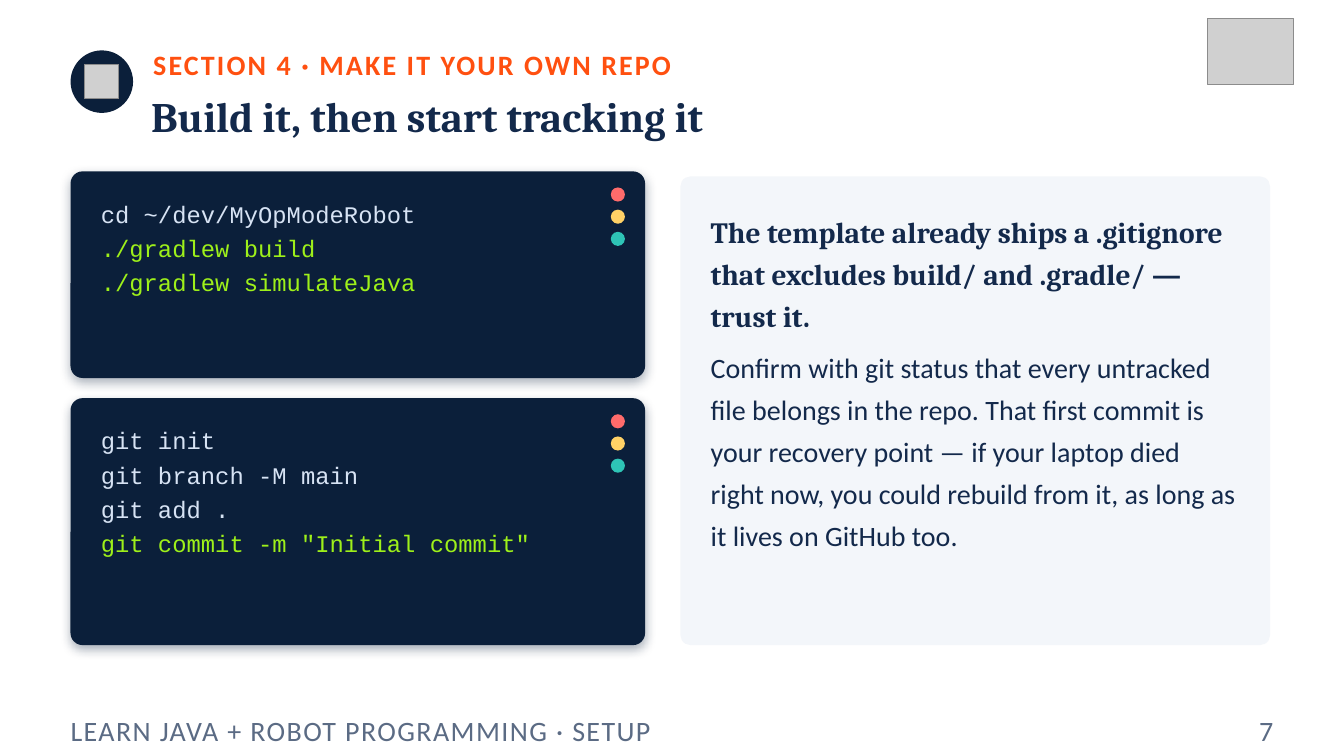
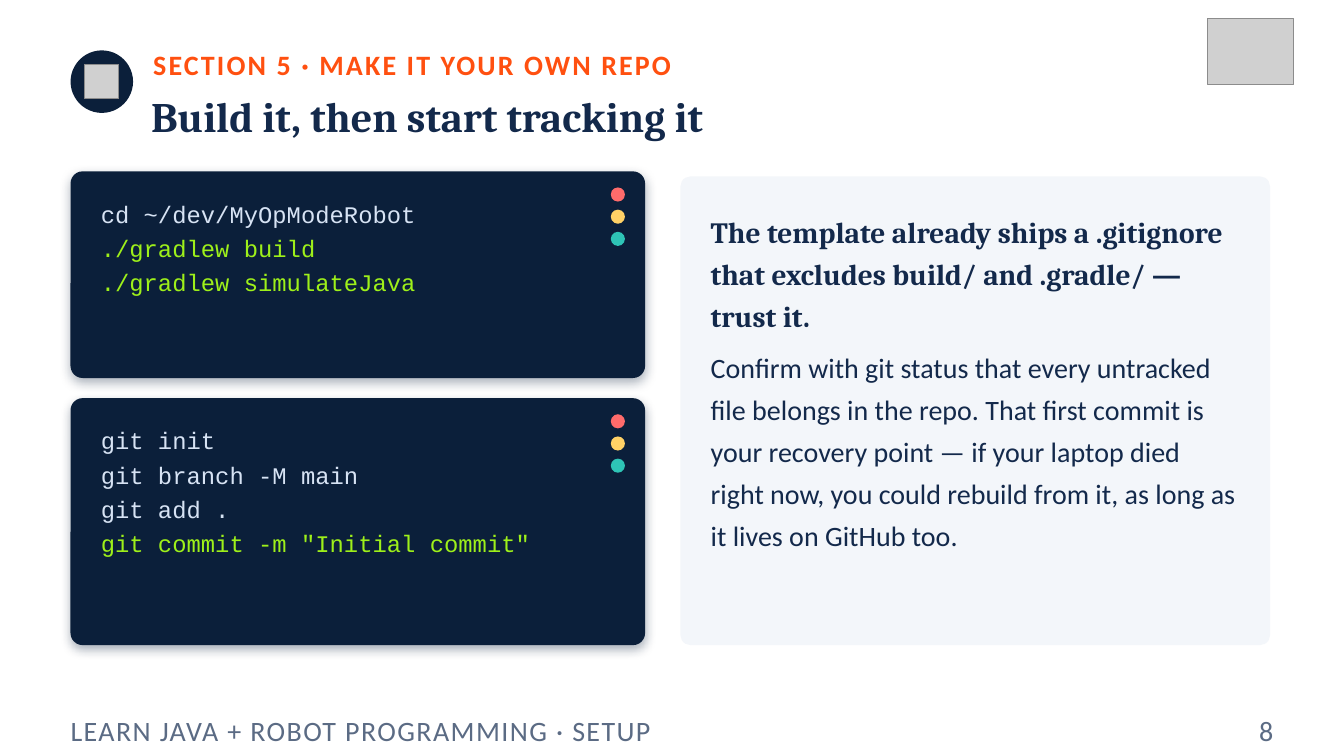
Before and after one commit to FRC5010/BasicRobotLessons, a slide deck: slide 8 of docs/presentations/v3/aside-setup.pptx (slide 7 before the commit). Drawn at 1344x756 pixels with LibreOffice and Linux fonts; fonts in the diff are those of the drawing; grey boxes stand for pictures. Boxes give left, top, right and bottom in pixels: in the first picture for what was removed or moved away, otherwise in the second. Text is boxed around its words. In the diff, an @@ line names an element or a change of style, - is before the commit and + after.

```diff
--- a/docs/presentations/v3/aside-setup.pptx
+++ b/docs/presentations/v3/aside-setup.pptx
@@ text at <box>153,56,671,76</box>: text changed @@
-SECTION 4 · MAKE IT YOUR OWN REPO
+SECTION 5 · MAKE IT YOUR OWN REPO
@@ text at <box>1259,722,1273,741</box>: text changed @@
-7
+8
```
Also in this commit, not shown: 9 other slides changed, 1 slide added, 1 other file.
